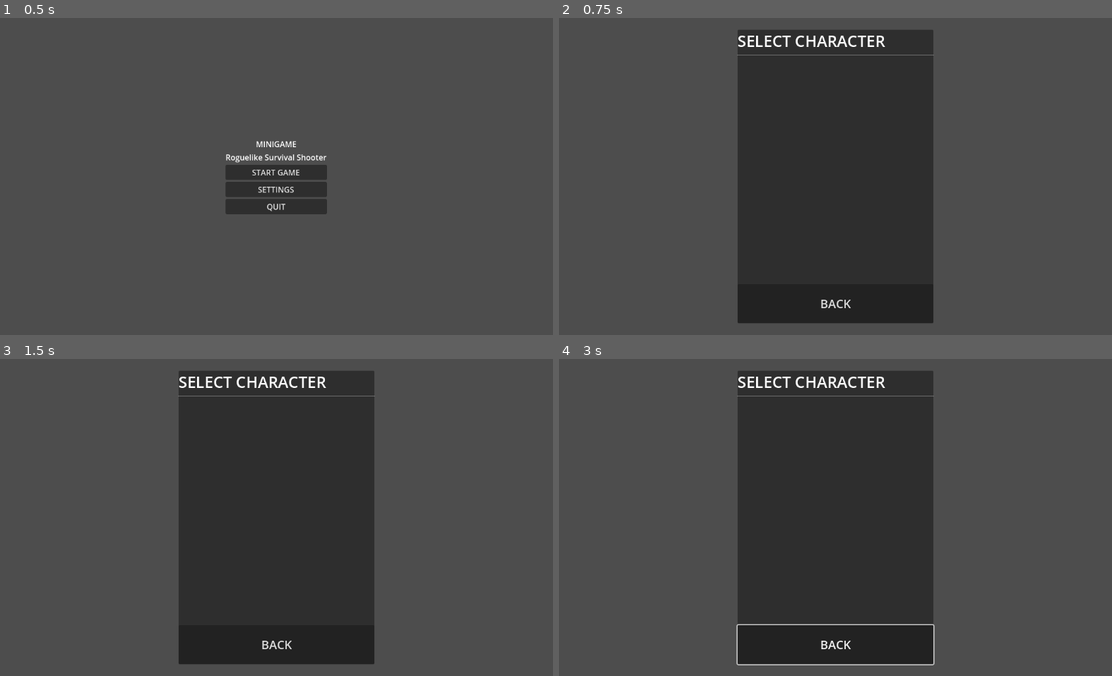
Above: before the commit, frames 1-4 (two rows, left to right).
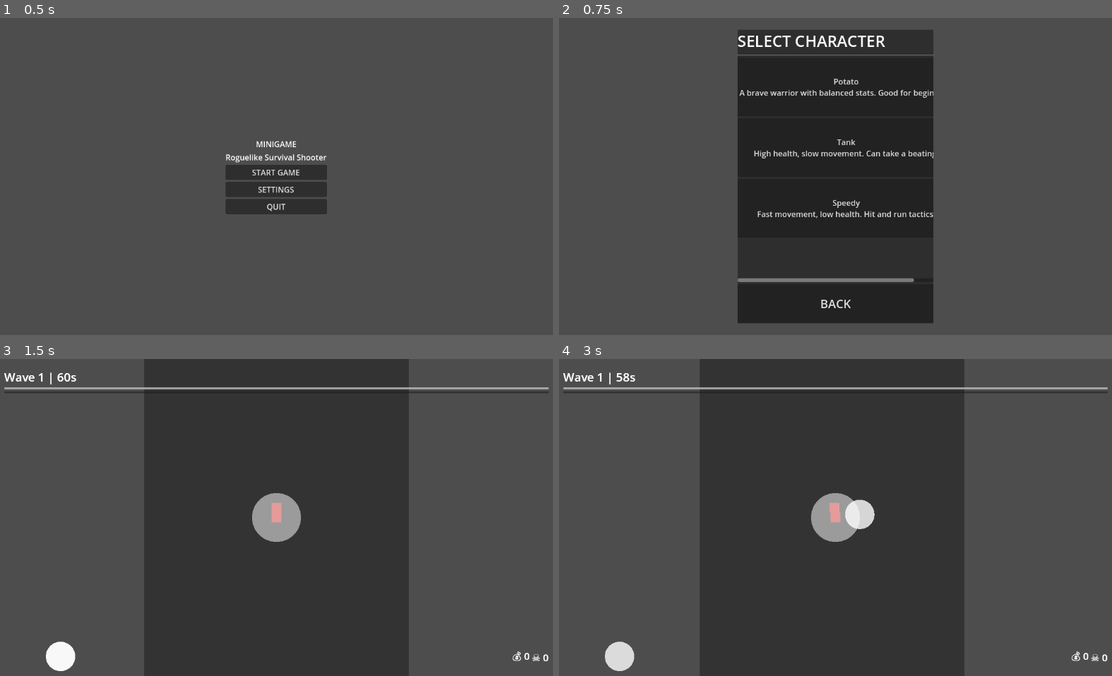
Above: after the commit, the same moments.

Repository: pengjipan/godot-minigame
Game: Godot game, scene res://scenes/menus/main_menu.tscn
Same seed, same stepped clock (60 frames per second), same inputs: the game is played once before the commit and once after it.
Inputs (mouse positions are in pixels of both pictures, inside the frame that each line leads up to):
- Up to frame 1 (0.5 s): no input
- Up to frame 2 (0.75 s): click "START GAME" at 0.5 s
- Up to frame 3 (1.5 s): click (287, 428) at 1.25 s, where only the run after the commit has a clickable "Potato A brave warrior with b…"
- Up to frame 4 (3 s): click (835, 644) at 2 s, where only the run before the commit has a clickable "BACK"; move the mouse to (957, 501) at 2.77 s; click (957, 501) at 2.92 s

Frame 1 is identical in both runs. In frame 2, 1.3% of the frame differs, in the area x 32-68%, y 19-84%; in frame 3, 18%; in frame 4, 18%, in the area x 0-100%, y 0-100%.

Commit message:
Fix game_hud.tscn node hierarchy to match script expectations and add 3 playable characters

Diff:
--- /dev/null
+++ b/resources/characters/potato.tres
@@ -0,0 +1,14 @@
+[gd_resource type="Resource" script_class="CharacterData" load_steps=2 format=3 uid="uid://character_potato"]
+
+[ext_resource type="Script" path="res://resources/characters/character_data.gd" id="1"]
+
+[resource]
+script = ExtResource("1")
+character_name = "Potato"
+description = "A brave warrior with balanced stats. Good for beginners."
+max_health = 100
+move_speed = 200.0
+attack_speed = 1.0
+weapon_damage = 10
+starting_weapon = "res://scenes/weapons/weapon_base.tscn"
+icon_path = ""
--- /dev/null
+++ b/resources/characters/speedy.tres
@@ -0,0 +1,14 @@
+[gd_resource type="Resource" script_class="CharacterData" load_steps=2 format=3 uid="uid://character_speedy"]
+
+[ext_resource type="Script" path="res://resources/characters/character_data.gd" id="1"]
+
+[resource]
+script = ExtResource("1")
+character_name = "Speedy"
+description = "Fast movement, low health. Hit and run tactics!"
+max_health = 70
+move_speed = 280.0
+attack_speed = 1.3
+weapon_damage = 12
+starting_weapon = "res://scenes/weapons/weapon_base.tscn"
+icon_path = ""
--- /dev/null
+++ b/resources/characters/tank.tres
@@ -0,0 +1,14 @@
+[gd_resource type="Resource" script_class="CharacterData" load_steps=2 format=3 uid="uid://character_tank"]
+
+[ext_resource type="Script" path="res://resources/characters/character_data.gd" id="1"]
+
+[resource]
+script = ExtResource("1")
+character_name = "Tank"
+description = "High health, slow movement. Can take a beating!"
+max_health = 150
+move_speed = 150.0
+attack_speed = 0.8
+weapon_damage = 8
+starting_weapon = "res://scenes/weapons/weapon_base.tscn"
+icon_path = ""
--- a/scenes/menus/character_select.gd
+++ b/scenes/menus/character_select.gd
@@ -5,15 +5,23 @@
 @export var available_characters: Array[CharacterData] = []
 
 var selected_character: CharacterData = null
+var character_container: VBoxContainer = null
 
 func _ready() -> void:
+	# Get the container for character buttons
+	character_container = $PanelContainer/VBoxContainer/ScrollContainer/VBoxContainer
+
 	# Create character buttons
 	for i in range(available_characters.size()):
 		var char_data = available_characters[i]
 		var button = Button.new()
-		button.text = char_data.character_name
-		button.pressed.connect(_on_character_selected.bindv([char_data]))
-		add_child(button)
+		button.text = char_data.character_name + "\n" + char_data.description
+		button.custom_minimum_size = Vector2(0, 120)
+		button.pressed.connect(_on_character_selected.bind(char_data))
+		character_container.add_child(button)
+
+	# Connect back button
+	$PanelContainer/VBoxContainer/BackButton.pressed.connect(_on_back_pressed)
 
 func _on_character_selected(character: CharacterData) -> void:
 	selected_character = character
--- a/scenes/menus/character_select.tscn
+++ b/scenes/menus/character_select.tscn
@@ -1,11 +1,15 @@
-[gd_scene load_steps=2 format=3 uid="uid://d2opzppsx"]
+[gd_scene load_steps=5 format=3 uid="uid://d2opzppsx"]
 
 [ext_resource type="Script" path="res://scenes/menus/character_select.gd" id="1"]
+[ext_resource type="Resource" uid="uid://character_potato" path="res://resources/characters/potato.tres" id="2"]
+[ext_resource type="Resource" uid="uid://character_tank" path="res://resources/characters/tank.tres" id="3"]
+[ext_resource type="Resource" uid="uid://character_speedy" path="res://resources/characters/speedy.tres" id="4"]
 
 [node name="CharacterSelect" type="Control"]
 anchor_right = 1.0
 anchor_bottom = 1.0
 script = ExtResource("1")
+available_characters = Array[Resource("res://resources/characters/character_data.gd")]([ExtResource("2"), ExtResource("3"), ExtResource("4")])
 
 [node name="PanelContainer" type="PanelContainer" parent="."]
 anchor_left = 0.5
--- a/scenes/ui/game_hud.tscn
+++ b/scenes/ui/game_hud.tscn
@@ -1,6 +1,7 @@
-[gd_scene load_steps=2 format=3 uid="uid://b4qlqeut8"]
+[gd_scene load_steps=3 format=3 uid="uid://b4qlqeut8"]
 
 [ext_resource type="Script" path="res://scenes/ui/game_hud.gd" id="1"]
+[ext_resource type="PackedScene" uid="uid://dxmfv41m1" path="res://scenes/ui/virtual_joystick.tscn" id="2"]
 
 [node name="GameHUD" type="CanvasLayer"]
 script = ExtResource("1")
@@ -11,37 +12,46 @@
 anchor_bottom = 1.0
 grow_horizontal = 2
 grow_vertical = 2
-theme_override_constants/margin_left = 10
-theme_override_constants/margin_top = 10
-theme_override_constants/margin_right = 10
-theme_override_constants/margin_bottom = 10
+theme_override_constants/margin_left = 20
+theme_override_constants/margin_top = 20
+theme_override_constants/margin_right = 20
+theme_override_constants/margin_bottom = 20
 
-[node name="VBox" type="VBoxContainer" parent="MarginContainer"]
+[node name="TopBar" type="VBoxContainer" parent="MarginContainer"]
 layout_mode = 2
+size_flags_vertical = 0
+alignment = 0
 
-[node name="WaveLabel" type="Label" parent="MarginContainer/VBox"]
+[node name="WaveLabel" type="Label" parent="MarginContainer/TopBar"]
 layout_mode = 2
 text = "Wave 1 | 60s"
+theme_override_font_sizes/font_size = 24
 
-[node name="HealthBar" type="ProgressBar" parent="MarginContainer/VBox"]
+[node name="HealthBar" type="ProgressBar" parent="MarginContainer/TopBar"]
 layout_mode = 2
 max_value = 100.0
 value = 100.0
 show_percentage = false
 
-[node name="ExperienceBar" type="ProgressBar" parent="MarginContainer/VBox"]
+[node name="ExperienceBar" type="ProgressBar" parent="MarginContainer/TopBar"]
 layout_mode = 2
 max_value = 100.0
 show_percentage = false
 
-[node name="HBox" type="HBoxContainer" parent="MarginContainer"]
+[node name="BottomBar" type="HBoxContainer" parent="MarginContainer"]
 layout_mode = 2
+size_flags_vertical = 8
 alignment = 2
 
-[node name="CoinLabel" type="Label" parent="MarginContainer/HBox"]
+[node name="CoinLabel" type="Label" parent="MarginContainer/BottomBar"]
 layout_mode = 2
-text = "Gold: 0"
+text = "💰 0"
+theme_override_font_sizes/font_size = 20
 
-[node name="KillLabel" type="Label" parent="MarginContainer/HBox"]
+[node name="KillLabel" type="Label" parent="MarginContainer/BottomBar"]
 layout_mode = 2
-text = "Kills: 0"
+text = "☠ 0"
+theme_override_font_sizes/font_size = 20
+
+[node name="VirtualJoystick" parent="MarginContainer" instance=ExtResource("2")]
+layout_mode = 2
Not shown, changed: .claude/settings.local.json
